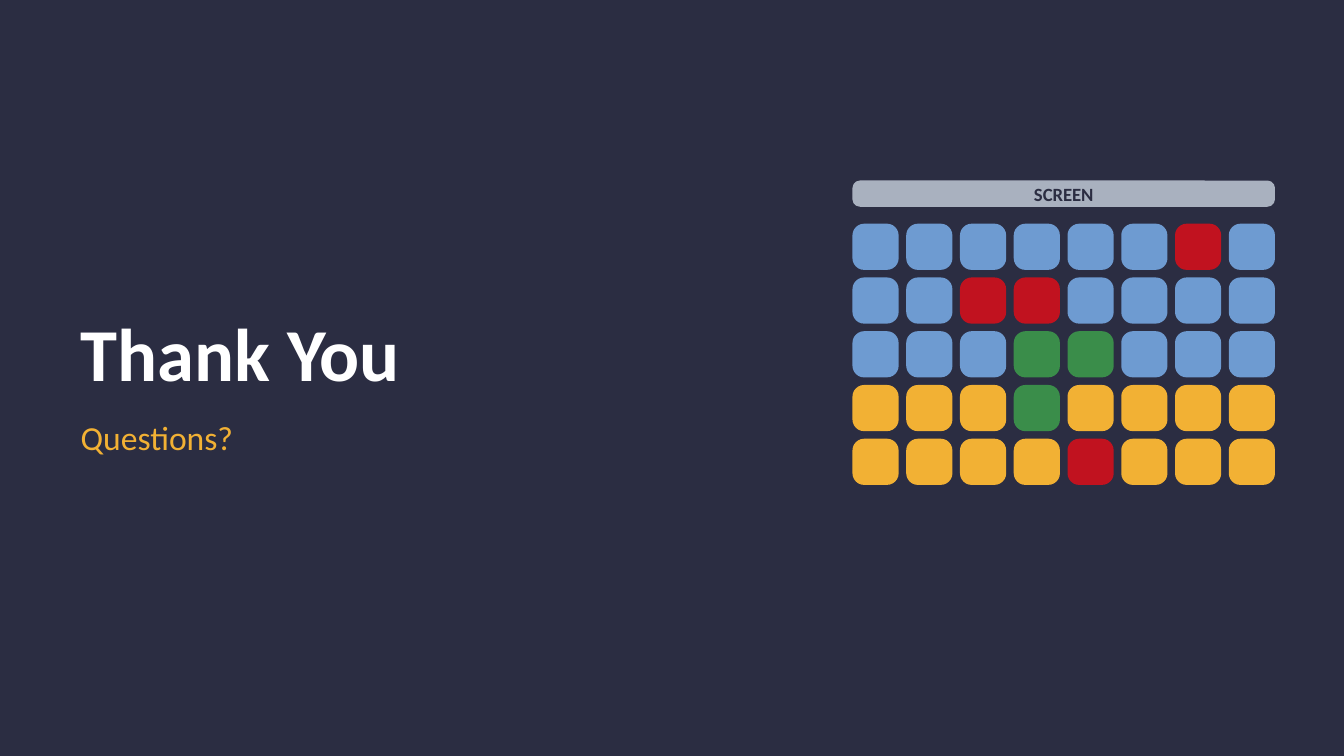
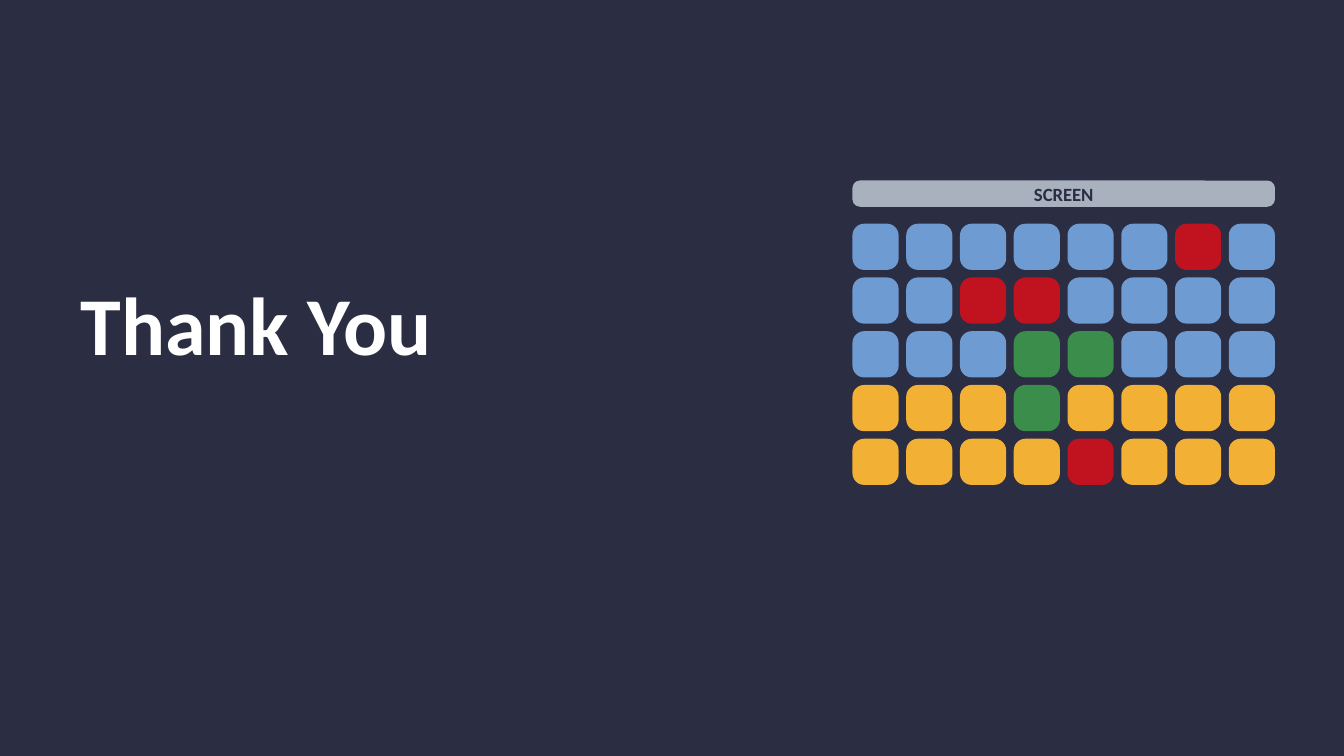
Before and after one commit to ThatOneRahul/Movie-Ticket-Booking-System, a slide deck: slide 14 of Movie Ticket Booking System - Presentation.pptx. Drawn at 1344x756 pixels with LibreOffice and Linux fonts; fonts in the diff are those of the drawing. Boxes give left, top, right and bottom in pixels: in the first picture for what was removed or moved away, otherwise in the second. Text is boxed around its words. In the diff, an @@ line names an element or a change of style, - is before the commit and + after.

Commit message:
Remove Questions? from the last slide

```diff
--- a/Movie Ticket Booking System - Presentation.pptx
+++ b/Movie Ticket Booking System - Presentation.pptx
@@ title "Thank You": place and size @@
-title "Thank You" at (81,328,400,382)
+title "Thank You" at (81,297,432,356)
@@ title "Thank You" at (81,297,432,356): size 40 to 44 pt; vertical alignment bottom to middle @@
@@ text removed at (81,427,233,455) @@
-Questions?
```
